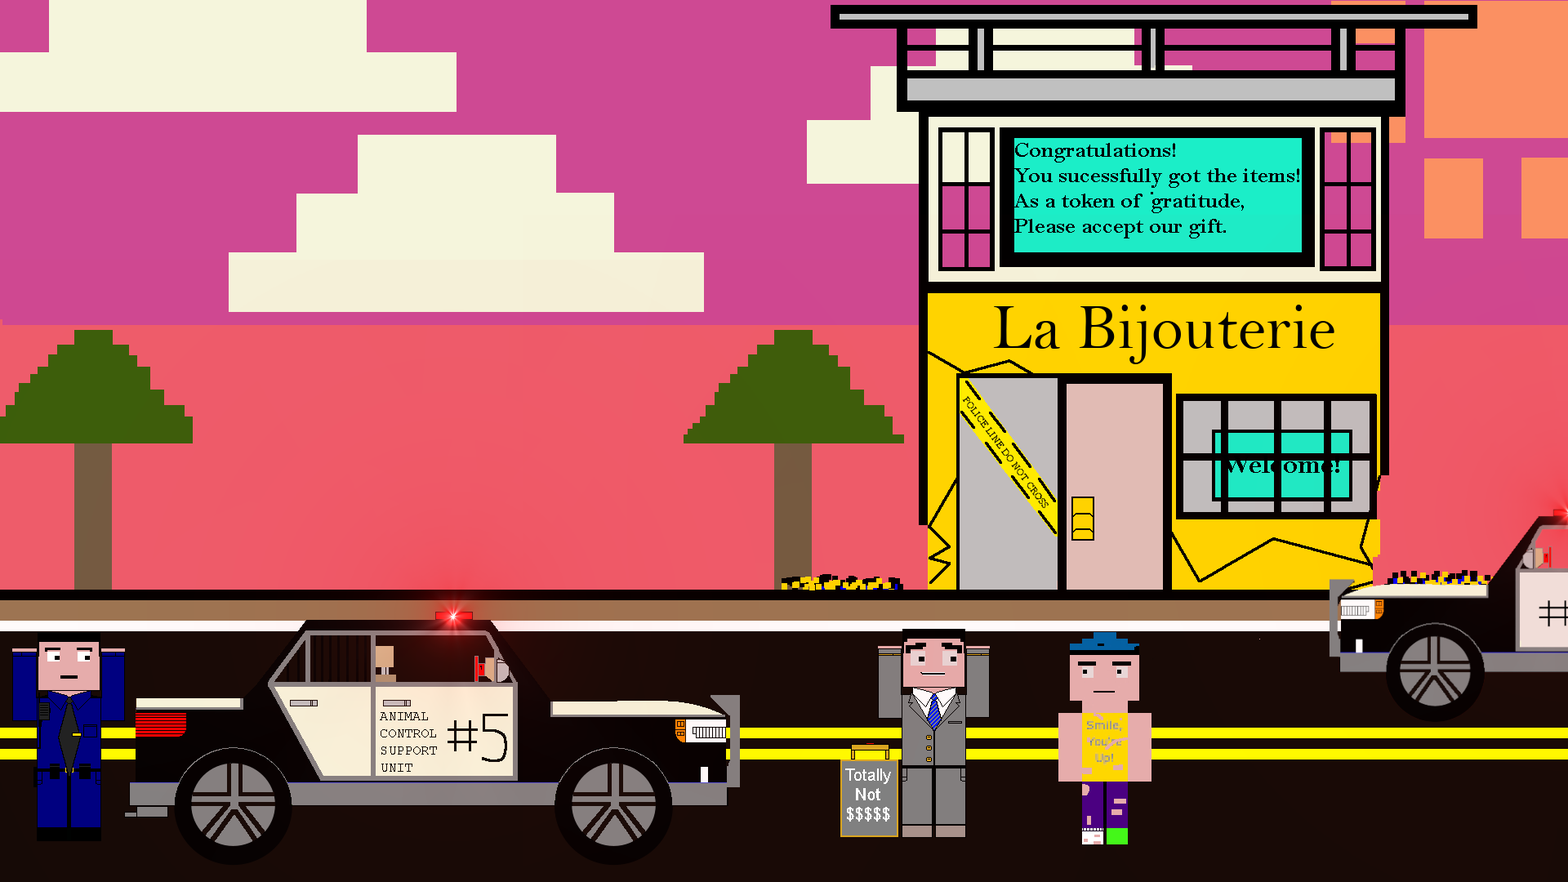
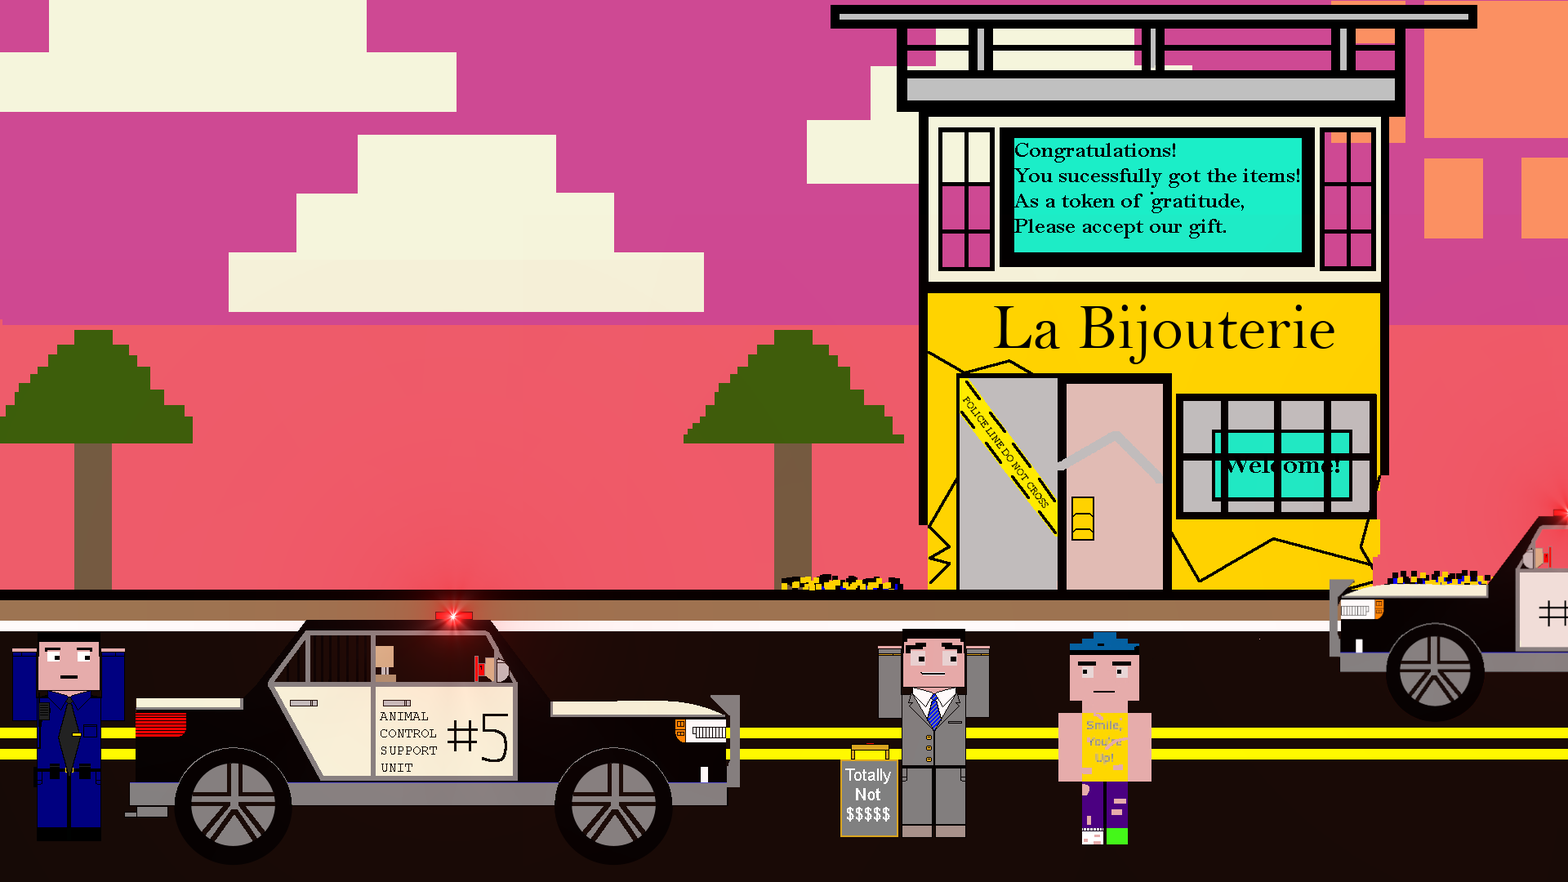
Layer changes from the first w=1568, h=882 image to the second:
added layer "Background copy #8" above "Background copy #7" over bbox(1057, 431, 1163, 484)
hid "Background copy #7" over bbox(1057, 431, 1163, 484)